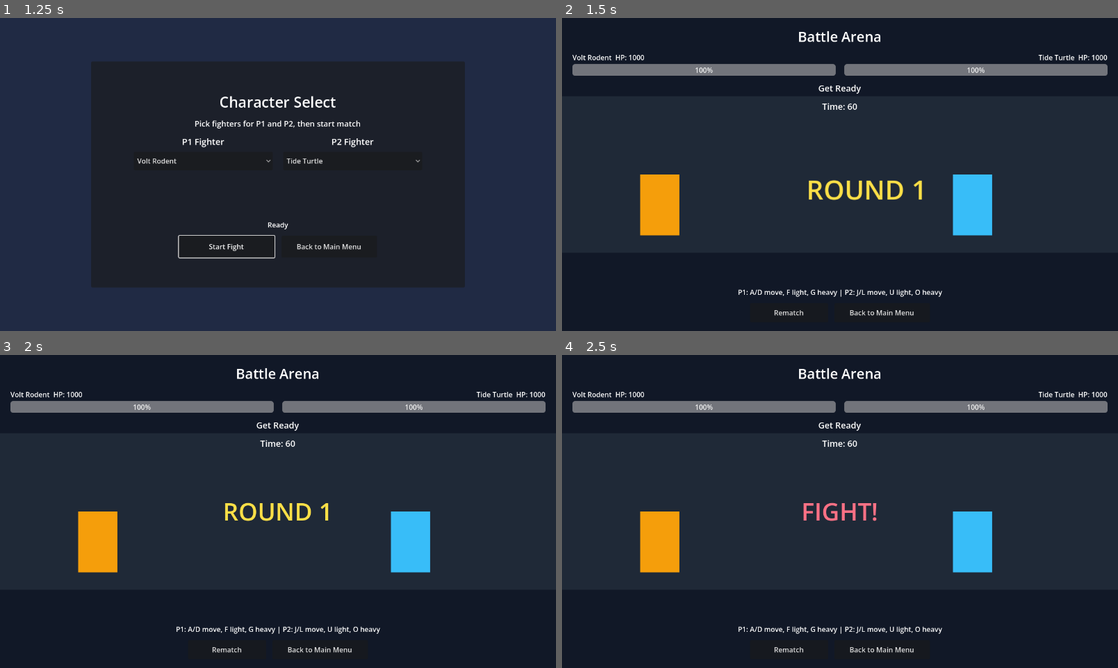
Above: before the commit, frames 1-4 (two rows, left to right).
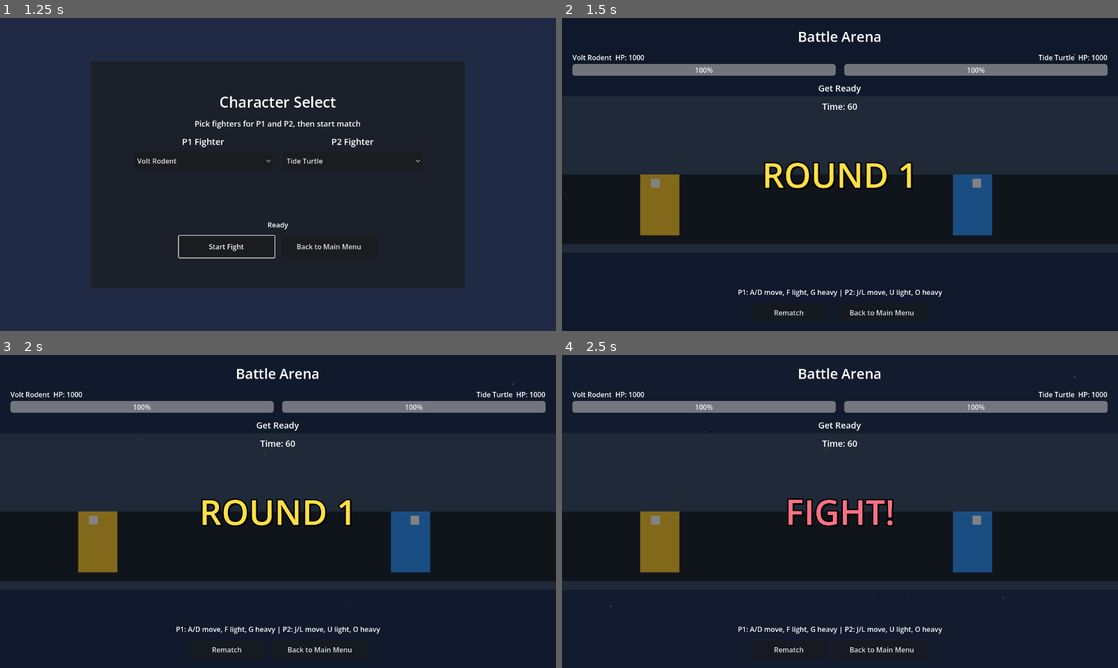
Above: after the commit, the same moments.

Repository: jay6697117/PokemonGame
Game: Godot game, scene res://scenes/main_menu.tscn
Same seed, same stepped clock (60 frames per second), same inputs: the game is played once before the commit and once after it.
Inputs:
- Up to frame 1 (1.25 s): click "Start Demo" at 0.5 s
- Up to frame 2 (1.5 s): click "Start Fight" at 1.25 s
- Up to frame 3 (2 s): no input
- Up to frame 4 (2.5 s): click "Rematch" at 2 s

Frame 1 is identical in both runs. In frame 2, 23% of the frame differs, in the area x 0-100%, y 11-73%; in frame 3, 23%, in the area x 0-100%, y 9-80%; in frame 4, 23%.

Commit message:
完成体检

Diff:
--- /dev/null
+++ b/qa/qa_hit_feedback_pipeline.gd
@@ -0,0 +1,97 @@
+extends SceneTree
+
+const HIT_EVENTS := 3
+
+func _init() -> void:
+	if not FileAccess.file_exists("res://scripts/visuals/hit_feedback_pipeline.gd"):
+		printerr("Missing hit feedback pipeline script")
+		quit(1)
+		return
+
+	var battle_file := FileAccess.open("res://scripts/flow/battle_screen.gd", FileAccess.READ)
+	if battle_file == null:
+		printerr("Unable to read battle_screen.gd")
+		quit(1)
+		return
+
+	var battle_source := battle_file.get_as_text()
+	if not "HitFeedbackPipelineScript" in battle_source:
+		printerr("battle_screen.gd missing HitFeedbackPipelineScript wiring")
+		quit(1)
+		return
+	if not "play_hit_feedback" in battle_source:
+		printerr("battle_screen.gd missing play_hit_feedback hook")
+		quit(1)
+		return
+
+	var battle_scene = load("res://scenes/battle.tscn")
+	if battle_scene == null:
+		printerr("Unable to load battle.tscn")
+		quit(1)
+		return
+
+	var battle = battle_scene.instantiate()
+	get_root().add_child(battle)
+
+	if not battle.has_method("_build_ui"):
+		printerr("battle_screen.gd missing _build_ui")
+		battle.free()
+		quit(1)
+		return
+	battle.call("_build_ui")
+
+	if not battle.has_method("_apply_damage_to"):
+		printerr("battle_screen.gd missing _apply_damage_to")
+		battle.free()
+		quit(1)
+		return
+
+	for i in HIT_EVENTS:
+		battle.call("_apply_damage_to", "p2", 25)
+
+	var pipeline = battle.get_node_or_null("HitFeedbackPipeline")
+	if pipeline == null:
+		printerr("HitFeedbackPipeline node missing in battle scene")
+		battle.free()
+		quit(1)
+		return
+
+	var metrics: Dictionary = pipeline.call("get_feedback_metrics")
+	var total_hits := int(metrics.get("total_hits", 0))
+	var spark_count := int(metrics.get("spark_count", 0))
+	var flash_count := int(metrics.get("flash_count", 0))
+	var shake_count := int(metrics.get("shake_count", 0))
+	var hit_stop_count := int(metrics.get("hit_stop_count", 0))
+
+	if total_hits != HIT_EVENTS:
+		printerr("Unexpected total_hits: %d" % total_hits)
+		battle.free()
+		quit(1)
+		return
+	if spark_count != HIT_EVENTS:
+		printerr("Unexpected spark_count: %d" % spark_count)
+		battle.free()
+		quit(1)
+		return
+	if flash_count != HIT_EVENTS:
+		printerr("Unexpected flash_count: %d" % flash_count)
+		battle.free()
+		quit(1)
+		return
+	if shake_count != HIT_EVENTS:
+		printerr("Unexpected shake_count: %d" % shake_count)
+		battle.free()
+		quit(1)
+		return
+	if hit_stop_count != HIT_EVENTS:
+		printerr("Unexpected hit_stop_count: %d" % hit_stop_count)
+		battle.free()
+		quit(1)
+		return
+
+	var ratio := float(spark_count) / float(maxi(total_hits, 1))
+	print("QA_HIT_FEEDBACK_OK")
+	print("HIT_TO_VFX_RATIO:%.2f" % ratio)
+
+	battle.free()
+	quit(0)
--- a/qa/qa_phase1_visual_contract.gd
+++ b/qa/qa_phase1_visual_contract.gd
@@ -38,4 +38,54 @@
 	print("REQUIRED_NODES_PRESENT:true")
 	battle_scene.free()
 
+	# Verify Visual Layer Binding
+	var visual_script = load("res://scripts/visuals/fighter_visual.gd")
+	if visual_script == null:
+		printerr("ERROR: scripts/visuals/fighter_visual.gd not found")
+		quit(1)
+		return
+
+	var visual_scene = load("res://scripts/visuals/fighter_visual.tscn")
+	if visual_scene == null:
+		printerr("ERROR: scripts/visuals/fighter_visual.tscn not found")
+		quit(1)
+		return
+
+	# Check if battle_screen.gd references FighterVisual
+	var battle_script_path = "res://scripts/flow/battle_screen.gd"
+	var file = FileAccess.open(battle_script_path, FileAccess.READ)
+	var content = file.get_as_text()
+	if not "const FighterVisual" in content:
+		printerr("ERROR: battle_screen.gd does not reference FighterVisual")
+		quit(1)
+		return
+
+	print("FIGHTER_VISUALS_BOUND:true")
+
+	# Check for Stage Atmosphere
+	if not FileAccess.file_exists("res://scripts/visuals/arena_atmosphere.gd"):
+		printerr("ERROR: scripts/visuals/arena_atmosphere.gd not found")
+		quit(1)
+		return
+
+	if not "const ArenaAtmosphereScript" in content:
+		printerr("ERROR: battle_screen.gd does not reference ArenaAtmosphereScript")
+		quit(1)
+		return
+
+	print("STAGE_ATMOSPHERE_ACTIVE:true")
+
+	# Check for Anime Arena Banner Style
+	if not const_map.has("BANNER_ANIM_SCALE_START"):
+		printerr("ERROR: AnimeArenaTheme missing BANNER_ANIM_SCALE_START constant")
+		quit(1)
+		return
+
+	if not "_hide_banner" in content:
+		printerr("ERROR: battle_screen.gd missing _hide_banner method")
+		quit(1)
+		return
+
+	print("ROUND_TRANSITION_STYLE_OK")
+
 	quit(0)
--- a/scripts/flow/battle_screen.gd
+++ b/scripts/flow/battle_screen.gd
@@ -1,6 +1,10 @@
 extends Control
 
 const AnimeArenaTheme := preload("res://scripts/theme/anime_arena_theme.gd")
+const FighterVisual := preload("res://scripts/visuals/fighter_visual.gd")
+const FighterVisualScene := preload("res://scripts/visuals/fighter_visual.tscn")
+const ArenaAtmosphereScript := preload("res://scripts/visuals/arena_atmosphere.gd")
+const HitFeedbackPipelineScript := preload("res://scripts/visuals/hit_feedback_pipeline.gd")
 
 const START_HP := 1000
 const ROUND_TIME_LIMIT := 60.0
@@ -15,6 +19,8 @@
 
 var _p1_name := "P1"
 var _p2_name := "P2"
+var _p1_id := "volt_rodent"
+var _p2_id := "tide_turtle"
 
 var _p1_label: Label
 var _p2_label: Label
@@ -22,17 +28,20 @@
 var _p2_bar: ProgressBar
 var _status_label: Label
 var _timer_label: Label
-var _arena_p1: ColorRect
-var _arena_p2: ColorRect
+var _arena_p1: FighterVisual
+var _arena_p2: FighterVisual
+var _arena_atmosphere: Node
+var _hit_feedback_pipeline: Node
 var _action_hint: Label
 var _center_banner: Label
+var _banner_bg: ColorRect
 
 func _ready() -> void:
-	_load_fighter_names()
+	_load_fighter_data()
 	_build_ui()
 	_reset_match()
 
-func _load_fighter_names() -> void:
+func _load_fighter_data() -> void:
 	var session := get_node_or_null("/root/GameSession")
 	if session == null:
 		return
@@ -42,15 +51,22 @@
 	if session.has_method("get_p2_display_name"):
 		_p2_name = str(session.call("get_p2_display_name"))
 
+	# Get IDs directly if property exists
+	if "p1_fighter_id" in session:
+		_p1_id = session.p1_fighter_id
+	if "p2_fighter_id" in session:
+		_p2_id = session.p2_fighter_id
+
 func _build_ui() -> void:
 	for layer in [$BackgroundLayer, $FighterLayer, $VfxLayer, $HudLayer, $OverlayLayer]:
 		for child in layer.get_children():
 			child.queue_free()
 
-	var background := ColorRect.new()
-	background.color = AnimeArenaTheme.COLOR_BACKGROUND_MAIN
-	background.set_anchors_and_offsets_preset(Control.PRESET_FULL_RECT)
-	$BackgroundLayer.add_child(background)
+	# Initialize Atmosphere
+	_arena_atmosphere = ArenaAtmosphereScript.new()
+	_arena_atmosphere.name = "ArenaAtmosphere"
+	add_child(_arena_atmosphere)
+	_arena_atmosphere.setup($BackgroundLayer, $FighterLayer, $VfxLayer)
 
 	var root_margin := MarginContainer.new()
 	root_margin.set_anchors_and_offsets_preset(Control.PRESET_FULL_RECT)
@@ -112,33 +128,47 @@
 	arena_spacer.size_flags_vertical = Control.SIZE_EXPAND_FILL
 	root.add_child(arena_spacer)
 
-	var arena := ColorRect.new()
-	arena.color = AnimeArenaTheme.COLOR_ARENA_FLOOR
-	# arena.custom_minimum_size = Vector2(0, 360) # Handled by anchor
-	# Align arena in FighterLayer to center of screen vertically
-	arena.anchor_top = 0.5
-	arena.anchor_bottom = 0.5
-	arena.anchor_left = 0.0
-	arena.anchor_right = 1.0
-	arena.offset_top = -180
-	arena.offset_bottom = 180
-	$FighterLayer.add_child(arena)
-
 	var arena_overlay := Control.new()
-	arena_overlay.set_anchors_and_offsets_preset(Control.PRESET_FULL_RECT)
-	arena.add_child(arena_overlay)
-
-	_arena_p1 = ColorRect.new()
-	_arena_p1.color = AnimeArenaTheme.COLOR_P1_BASE
-	_arena_p1.custom_minimum_size = Vector2(90, 140)
-	_arena_p1.position = Vector2(180, 180)
+	# Match original arena geometry so fighter coordinates remain valid
+	arena_overlay.anchor_top = 0.5
+	arena_overlay.anchor_bottom = 0.5
+	arena_overlay.anchor_left = 0.0
+	arena_overlay.anchor_right = 1.0
+	arena_overlay.offset_top = -180
+	arena_overlay.offset_bottom = 180
+
+	# Add to FighterLayer but keep on top of floor (which is index 0)
+	$FighterLayer.add_child(arena_overlay)
+
+	# Instantiate Fighters
+	var is_mirror = (_p1_id == _p2_id)
+
+	_arena_p1 = FighterVisualScene.instantiate()
+	_arena_p1.setup(_p1_id, is_mirror, false)
+	# Original rect (180, 180) size (90, 140). Visual pivot at (45, 140) of rect = bottom-center
+	# So pos = (180 + 45, 180 + 140) = (225, 320)
+	_arena_p1.position = Vector2(225, 320)
+	# Facing right by default
+	_arena_p1.scale.x = abs(_arena_p1.scale.x)
 	arena_overlay.add_child(_arena_p1)
 
-	_arena_p2 = ColorRect.new()
-	_arena_p2.color = AnimeArenaTheme.COLOR_P2_BASE
-	_arena_p2.custom_minimum_size = Vector2(90, 140)
-	_arena_p2.position = Vector2(900, 180)
+	_arena_p2 = FighterVisualScene.instantiate()
+	_arena_p2.setup(_p2_id, is_mirror, true)
+	# Original rect (900, 180) size (90, 140).
+	# Pos = (900 + 45, 180 + 140) = (945, 320)
+	_arena_p2.position = Vector2(945, 320)
+	# Facing left
+	_arena_p2.scale.x = -abs(_arena_p2.scale.x)
 	arena_overlay.add_child(_arena_p2)
+
+	var existing_feedback_pipeline := get_node_or_null("HitFeedbackPipeline")
+	if existing_feedback_pipeline != null:
+		existing_feedback_pipeline.free()
+
+	_hit_feedback_pipeline = HitFeedbackPipelineScript.new()
+	_hit_feedback_pipeline.name = "HitFeedbackPipeline"
+	add_child(_hit_feedback_pipeline)
+	_hit_feedback_pipeline.call("setup", $FighterLayer, $VfxLayer, $OverlayLayer)
 
 	_action_hint = Label.new()
 	_action_hint.horizontal_alignment = HORIZONTAL_ALIGNMENT_CENTER
@@ -162,12 +192,28 @@
 	back_button.pressed.connect(_on_back_pressed)
 	action_buttons.add_child(back_button)
 
+	_banner_bg = ColorRect.new()
+	_banner_bg.visible = false
+	_banner_bg.color = Color(0, 0, 0, 0.7)
+	_banner_bg.custom_minimum_size = Vector2(0, 160)
+	_banner_bg.set_anchors_and_offsets_preset(Control.PRESET_CENTER)
+	_banner_bg.anchor_left = 0.0
+	_banner_bg.anchor_right = 1.0
+	_banner_bg.pivot_offset = Vector2(0, 80) # Center pivot for scaling Y
+	$OverlayLayer.add_child(_banner_bg)
+
 	_center_banner = Label.new()
 	_center_banner.visible = false
 	_center_banner.horizontal_alignment = HORIZONTAL_ALIGNMENT_CENTER
 	_center_banner.vertical_alignment = VERTICAL_ALIGNMENT_CENTER
 	_center_banner.add_theme_font_size_override("font_size", AnimeArenaTheme.FONT_SIZE_BANNER_LARGE)
+	_center_banner.add_theme_color_override("font_outline_color", Color.BLACK)
+	_center_banner.add_theme_constant_override("outline_size", 12)
+	_center_banner.add_theme_constant_override("shadow_offset_x", 4)
+	_center_banner.add_theme_constant_override("shadow_offset_y", 4)
+	_center_banner.add_theme_color_override("font_shadow_color", Color(0, 0, 0, 0.5))
 	_center_banner.set_anchors_and_offsets_preset(Control.PRESET_FULL_RECT)
+	_center_banner.pivot_offset = Vector2(640, 360) # Approx center for 1280x720, should verify resolution
 	_center_banner.z_index = 10
 	$OverlayLayer.add_child(_center_banner)
 
@@ -190,14 +236,21 @@
 	if not _fight_enabled:
 		return
 
+	# Movement constraints adjusted for pivot (center)
+	# Original: min 40, max 520 (width 90, so right edge 610)
+	# Pivot is +45 from left. So min X = 40 + 45 = 85.
+	# Max X = 520 + 45 = 565.
 	if event.is_action_pressed("p1_left"):
-		_arena_p1.position.x = maxf(_arena_p1.position.x - 24.0, 40.0)
+		_arena_p1.position.x = maxf(_arena_p1.position.x - 24.0, 85.0)
 	elif event.is_action_pressed("p1_right"):
-		_arena_p1.position.x = minf(_arena_p1.position.x + 24.0, 520.0)
+		_arena_p1.position.x = minf(_arena_p1.position.x + 24.0, 565.0)
+	# P2 Original: min 620, max 1080.
+	# Pivot min X = 620 + 45 = 665.
+	# Pivot max X = 1080 + 45 = 1125.
 	elif event.is_action_pressed("p2_left"):
-		_arena_p2.position.x = maxf(_arena_p2.position.x - 24.0, 620.0)
+		_arena_p2.position.x = maxf(_arena_p2.position.x - 24.0, 665.0)
 	elif event.is_action_pressed("p2_right"):
-		_arena_p2.position.x = minf(_arena_p2.position.x + 24.0, 1080.0)
+		_arena_p2.position.x = minf(_arena_p2.position.x + 24.0, 1125.0)
 	elif event.is_action_pressed("p1_light"):
 		_apply_damage_to("p2", 45)
 	elif event.is_action_pressed("p1_heavy"):
@@ -244,8 +297,10 @@
 	_is_match_over = false
 	_fight_enabled = false
 	_round_time_left = ROUND_TIME_LIMIT
-	_arena_p1.position = Vector2(180, 180)
-	_arena_p2.position = Vector2(900, 180)
+	_arena_p1.position = Vector2(225, 320)
+	_arena_p2.position = Vector2(945, 320)
+	_arena_p1.scale.x = abs(_arena_p1.scale.x)
+	_arena_p2.scale.x = -abs(_arena_p2.scale.x)
 	_status_label.text = "Get Ready"
 	_update_hud()
 	_start_intro_sequence()
@@ -270,19 +325,39 @@
 	if current_ticket != _intro_ticket:
 		return
 
-	_center_banner.visible = false
+	_hide_banner()
 	_fight_enabled = true
 	_status_label.text = "Fight!"
+
+func _hide_banner() -> void:
+	_center_banner.visible = false
+	_banner_bg.visible = false
 
 func _show_banner(text: String, color: Color) -> void:
 	_center_banner.text = text
 	_center_banner.modulate = color
 	_center_banner.visible = true
-	_center_banner.scale = Vector2.ONE
+	_center_banner.pivot_offset = _center_banner.size / 2
+	_center_banner.scale = AnimeArenaTheme.BANNER_ANIM_SCALE_START
+	_center_banner.modulate.a = 0.0
+
+	_banner_bg.visible = true
+	_banner_bg.pivot_offset = _banner_bg.size / 2
+	_banner_bg.scale.y = 0.0
+	_banner_bg.modulate = Color(0, 0, 0, 0.7)
 
 	var tween := create_tween()
-	tween.tween_property(_center_banner, "scale", Vector2(1.12, 1.12), 0.16)
-	tween.tween_property(_center_banner, "scale", Vector2.ONE, 0.12)
+	tween.set_parallel(true)
+
+	# Background expansion (vertical strip)
+	tween.tween_property(_banner_bg, "scale:y", 1.0, AnimeArenaTheme.BANNER_ANIM_DURATION_IN * 0.8)\
+		.set_trans(Tween.TRANS_EXPO).set_ease(Tween.EASE_OUT)
+
+	# Text slam
+	tween.tween_property(_center_banner, "scale", AnimeArenaTheme.BANNER_ANIM_SCALE_END, AnimeArenaTheme.BANNER_ANIM_DURATION_IN)\
+		.set_trans(Tween.TRANS_ELASTIC).set_ease(Tween.EASE_OUT)
+	tween.tween_property(_center_banner, "modulate:a", 1.0, AnimeArenaTheme.BANNER_ANIM_DURATION_IN * 0.4)
+
 
 func _resolve_timeout() -> void:
 	if p1_hp == p2_hp:
@@ -301,8 +376,8 @@
 	_status_label.text = status_text
 	_show_banner(banner_text, banner_color)
 
-func _flash_target(target: ColorRect) -> void:
-	var original := target.color
-	target.color = AnimeArenaTheme.COLOR_HIT_FLASH
-	var tween := create_tween()
-	tween.tween_property(target, "color", original, 0.18)
+func _flash_target(target: FighterVisual) -> void:
+	if _hit_feedback_pipeline != null and _hit_feedback_pipeline.has_method("play_hit_feedback"):
+		_hit_feedback_pipeline.call("play_hit_feedback", target)
+		return
+	target.flash(AnimeArenaTheme.COLOR_HIT_FLASH, 0.18)
--- a/scripts/theme/anime_arena_theme.gd
+++ b/scripts/theme/anime_arena_theme.gd
@@ -6,6 +6,12 @@
 # Backgrounds
 const COLOR_BACKGROUND_MAIN := Color("111827")
 const COLOR_ARENA_FLOOR := Color("1f2937")
+
+# Atmosphere
+const COLOR_SKY_TOP := Color("0f172a") # Slate-900
+const COLOR_SKY_BOTTOM := Color("1e293b") # Slate-800
+const COLOR_GRID_LINES := Color("334155") # Slate-700
+const COLOR_PARTICLES := Color("94a3b8", 0.3) # Slate-400 with alpha
 
 # Players
 const COLOR_P1_BASE := Color("f59e0b") # Amber-500
@@ -25,7 +31,11 @@
 # Text / Layout
 const FONT_SIZE_TITLE := 32
 const FONT_SIZE_HUD_LABEL := 20
-const FONT_SIZE_BANNER_LARGE := 56
+const FONT_SIZE_BANNER_LARGE := 80
+const BANNER_ANIM_SCALE_START := Vector2(3.0, 3.0)
+const BANNER_ANIM_SCALE_END := Vector2.ONE
+const BANNER_ANIM_DURATION_IN := 0.25
+const BANNER_ANIM_DURATION_OUT := 0.15
 
 const MARGIN_OUTER_X := 24
 const MARGIN_OUTER_Y := 20
--- /dev/null
+++ b/scripts/visuals/arena_atmosphere.gd
@@ -0,0 +1,58 @@
+extends Node
+
+const AnimeArenaTheme := preload("res://scripts/theme/anime_arena_theme.gd")
+
+var _sky: ColorRect
+var _floor: ColorRect
+var _particles: CPUParticles2D
+
+func setup(background_layer: Node, fighter_layer: Node, vfx_layer: Node) -> void:
+	# 1. Sky (Background Layer)
+	_sky = ColorRect.new()
+	_sky.name = "SkyBackground"
+	_sky.color = AnimeArenaTheme.COLOR_SKY_TOP
+	_sky.set_anchors_and_offsets_preset(Control.PRESET_FULL_RECT)
+	background_layer.add_child(_sky)
+
+	# 2. Floor (Fighter Layer - behind fighters)
+	_floor = ColorRect.new()
+	_floor.name = "ArenaFloor"
+	_floor.color = AnimeArenaTheme.COLOR_ARENA_FLOOR
+	# Center vertically, full width
+	_floor.custom_minimum_size = Vector2(0, 360)
+	_floor.size_flags_vertical = Control.SIZE_SHRINK_CENTER
+	_floor.anchor_top = 0.5
+	_floor.anchor_bottom = 0.5
+	_floor.anchor_left = 0.0
+	_floor.anchor_right = 1.0
+	_floor.offset_top = -180
+	_floor.offset_bottom = 180
+	# Add as first child to be behind fighters
+	fighter_layer.add_child(_floor)
+	fighter_layer.move_child(_floor, 0)
+
+	# 3. Particles (Vfx Layer - Foreground)
+	_particles = CPUParticles2D.new()
+	_particles.name = "AtmosphereParticles"
+	_particles.position = Vector2(640, 360)
+	_particles.amount = 32
+	_particles.lifetime = 4.0
+	_particles.emission_shape = CPUParticles2D.EMISSION_SHAPE_RECTANGLE
+	_particles.emission_rect_extents = Vector2(640, 360)
+	_particles.direction = Vector2(0, -1)
+	_particles.spread = 0
+	_particles.gravity = Vector2(0, 0)
+	_particles.initial_velocity_min = 20
+	_particles.initial_velocity_max = 40
+	_particles.scale_amount_min = 2.0
+	_particles.scale_amount_max = 4.0
+	_particles.color = AnimeArenaTheme.COLOR_PARTICLES
+	vfx_layer.add_child(_particles)
+
+	# Simple pulse animation for sky
+	var tween = create_tween().set_loops()
+	tween.tween_property(_sky, "color", AnimeArenaTheme.COLOR_SKY_BOTTOM, 4.0)
+	tween.tween_property(_sky, "color", AnimeArenaTheme.COLOR_SKY_TOP, 4.0)
+
+func is_active() -> bool:
+	return _sky != null and _floor != null and _particles != null
--- a/scripts/visuals/fighter_visual.gd
+++ b/scripts/visuals/fighter_visual.gd
@@ -3,6 +3,7 @@
 
 var body: ColorRect
 var face_indicator: ColorRect
+var _hit_stop_tween: Tween
 
 var fighter_id: String = ""
 var is_mirror: bool = false
@@ -68,3 +69,16 @@
 	body.color = flash_color
 	var tween := create_tween()
 	tween.tween_property(body, "color", original, duration)
+
+func hit_stop(duration: float, recover_duration: float = 0.04) -> void:
+	if duration <= 0.0:
+		return
+
+	if _hit_stop_tween != null:
+		_hit_stop_tween.kill()
+
+	var original_scale := scale
+	scale = Vector2(original_scale.x * 1.05, original_scale.y * 0.97)
+	_hit_stop_tween = create_tween()
+	_hit_stop_tween.tween_interval(duration)
+	_hit_stop_tween.tween_property(self, "scale", original_scale, recover_duration)
--- /dev/null
+++ b/scripts/visuals/hit_feedback_pipeline.gd
@@ -0,0 +1,128 @@
+extends Node
+class_name HitFeedbackPipeline
+
+const AnimeArenaTheme := preload("res://scripts/theme/anime_arena_theme.gd")
+
+const SPARK_SIZE := Vector2(28.0, 28.0)
+const SPARK_DURATION := 0.10
+const SPARK_VERTICAL_OFFSET := -74.0
+const FLASH_DURATION := 0.18
+const SHAKE_OFFSET := 5.0
+const SHAKE_STEP_DURATION := 0.022
+const HIT_STOP_DURATION := 0.035
+const HIT_STOP_RECOVER_DURATION := 0.045
+
+var _fighter_layer: Control
+var _vfx_layer: Control
+var _overlay_layer: Control
+
+var _base_fighter_layer_position := Vector2.ZERO
+var _base_vfx_layer_position := Vector2.ZERO
+var _shake_tween: Tween
+var _hit_stop_overlay_tween: Tween
+var _hit_stop_overlay: ColorRect
+
+var _total_hits := 0
+var _spark_count := 0
+var _flash_count := 0
+var _shake_count := 0
+var _hit_stop_count := 0
+
+func setup(fighter_layer: Control, vfx_layer: Control, overlay_layer: Control) -> void:
+	_fighter_layer = fighter_layer
+	_vfx_layer = vfx_layer
+	_overlay_layer = overlay_layer
+	_base_fighter_layer_position = _fighter_layer.position
+	_base_vfx_layer_position = _vfx_layer.position
+	_ensure_hit_stop_overlay()
+
+func play_hit_feedback(victim: Node2D) -> void:
+	if victim == null:
+		return
+	_total_hits += 1
+	_spawn_hit_spark(victim)
+	if victim.has_method("flash"):
+		victim.call("flash", AnimeArenaTheme.COLOR_HIT_FLASH, FLASH_DURATION)
+		_flash_count += 1
+	_play_camera_shake_cue()
+	_play_micro_hit_stop(victim)
+
+func get_feedback_metrics() -> Dictionary:
+	return {
+		"total_hits": _total_hits,
+		"spark_count": _spark_count,
+		"flash_count": _flash_count,
+		"shake_count": _shake_count,
+		"hit_stop_count": _hit_stop_count,
+	}
+
+func _spawn_hit_spark(victim: Node2D) -> void:
+	if _vfx_layer == null:
+		return
+
+	var spark := ColorRect.new()
+	spark.name = "HitSpark_%d" % _total_hits
+	spark.color = AnimeArenaTheme.COLOR_BANNER_FIGHT
+	spark.mouse_filter = Control.MOUSE_FILTER_IGNORE
+	spark.custom_minimum_size = SPARK_SIZE
+	spark.size = SPARK_SIZE
+	spark.pivot_offset = SPARK_SIZE * 0.5
+	var local_position := _to_local_position(_vfx_layer, victim.global_position + Vector2(0.0, SPARK_VERTICAL_OFFSET))
+	spark.position = local_position - (SPARK_SIZE * 0.5)
+	_vfx_layer.add_child(spark)
+	_spark_count += 1
+
+	var tween := create_tween()
+	tween.tween_property(spark, "scale", Vector2(1.6, 1.6), SPARK_DURATION * 0.5)
+	tween.parallel().tween_property(spark, "modulate:a", 0.0, SPARK_DURATION)
+	tween.tween_callback(Callable(spark, "queue_free"))
+
+func _play_camera_shake_cue() -> void:
+	if _fighter_layer == null or _vfx_layer == null:
+		return
+
+	_shake_count += 1
+	if _shake_tween != null:
+		_shake_tween.kill()
+
+	_fighter_layer.position = _base_fighter_layer_position
+	_vfx_layer.position = _base_vfx_layer_position
+
+	_shake_tween = create_tween()
+	_shake_tween.tween_property(_fighter_layer, "position", _base_fighter_layer_position + Vector2(-SHAKE_OFFSET, 0.0), SHAKE_STEP_DURATION)
+	_shake_tween.parallel().tween_property(_vfx_layer, "position", _base_vfx_layer_position + Vector2(-SHAKE_OFFSET, 0.0), SHAKE_STEP_DURATION)
+	_shake_tween.tween_property(_fighter_layer, "position", _base_fighter_layer_position + Vector2(SHAKE_OFFSET, 0.0), SHAKE_STEP_DURATION)
+	_shake_tween.parallel().tween_property(_vfx_layer, "position", _base_vfx_layer_position + Vector2(SHAKE_OFFSET, 0.0), SHAKE_STEP_DURATION)
+	_shake_tween.tween_property(_fighter_layer, "position", _base_fighter_layer_position, SHAKE_STEP_DURATION)
+	_shake_tween.parallel().tween_property(_vfx_layer, "position", _base_vfx_layer_position, SHAKE_STEP_DURATION)
+
+func _play_micro_hit_stop(victim: Node2D) -> void:
+	_hit_stop_count += 1
+	if victim.has_method("hit_stop"):
+		victim.call("hit_stop", HIT_STOP_DURATION, HIT_STOP_RECOVER_DURATION)
+
+	if _hit_stop_overlay == null:
+		return
+
+	if _hit_stop_overlay_tween != null:
+		_hit_stop_overlay_tween.kill()
+
+	_hit_stop_overlay.modulate = Color(1.0, 1.0, 1.0, 0.16)
+	_hit_stop_overlay_tween = create_tween()
+	_hit_stop_overlay_tween.tween_interval(HIT_STOP_DURATION)
+	_hit_stop_overlay_tween.tween_property(_hit_stop_overlay, "modulate:a", 0.0, HIT_STOP_RECOVER_DURATION)
+
+func _ensure_hit_stop_overlay() -> void:
+	if _overlay_layer == null or _hit_stop_overlay != null:
+		return
+
+	_hit_stop_overlay = ColorRect.new()
+	_hit_stop_overlay.name = "HitStopOverlayCue"
+	_hit_stop_overlay.set_anchors_and_offsets_preset(Control.PRESET_FULL_RECT)
+	_hit_stop_overlay.mouse_filter = Control.MOUSE_FILTER_IGNORE
+	_hit_stop_overlay.modulate = Color(1.0, 1.0, 1.0, 0.0)
+	_hit_stop_overlay.z_index = 1
+	_overlay_layer.add_child(_hit_stop_overlay)
+
+func _to_local_position(layer: CanvasItem, global_position: Vector2) -> Vector2:
+	return layer.get_global_transform_with_canvas().affine_inverse() * global_position
Not shown, changed: .sisyphus/notepads/pokemon-kof-ui-vfx-fast-upgrade/decisions.md
Not shown, changed: .sisyphus/notepads/pokemon-kof-ui-vfx-fast-upgrade/issues.md
Not shown, changed: .sisyphus/notepads/pokemon-kof-ui-vfx-fast-upgrade/learnings.md
Not shown, changed: .sisyphus/plans/pokemon-kof-ui-vfx-fast-upgrade.md
